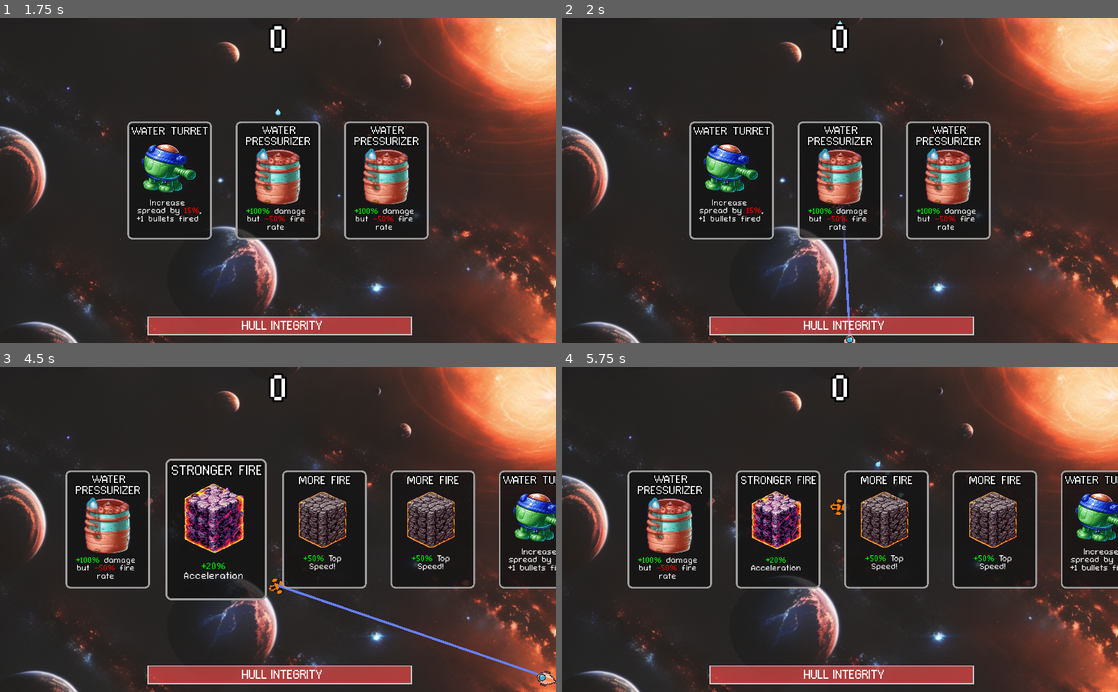
Above: before the commit, frames 1-4 (two rows, left to right).
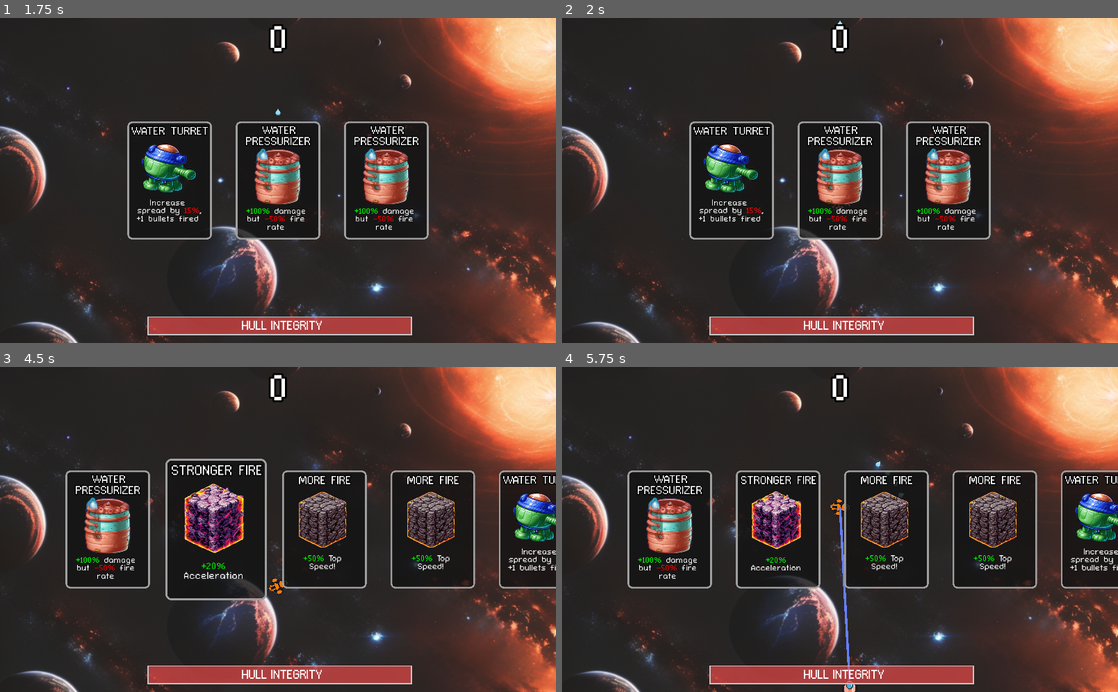
Above: after the commit, the same moments.

Repository: Jetpackjules/VP_Game_Jam
Game: Godot game, scene res://Main.tscn
Two runs of this game, one before a commit and one after it. Both use one fixed random seed, a clock stepped at 60 frames per second and the inputs below.
Inputs (mouse positions are in pixels of both pictures, inside the frame that each line leads up to):
- Up to frame 1 (1.75 s): click "Start" at 0.5 s; tap Enter at 1.25 s; move the mouse to (250, 245) at 1.27 s; hold Up (ui_up) from 1.28 s (still down); tap F (cards_toggle) at 1.35 s; click (250, 245) at 1.42 s; tap Space (ui_select) at 1.52 s
- Up to frame 2 (2 s): keep holding Up (ui_up)
- Up to frame 3 (4.5 s): move the mouse to (166, 529) at 2.02 s; tap W (increase_bullets) at 2.1, 3.6 s; click (166, 529) at 2.17 s; tap Space (ui_select) at 2.27, 3.77 s; move the mouse to (111, 480) at 2.77 s; release Up (ui_up) at 2.78 s; hold Left (ui_left) from 2.78 s (still down); tap F (cards_toggle) at 2.85, 4.35 s; move the mouse to (166, 571) at 3.52 s; click (166, 571) at 3.67 s; move the mouse to (278, 529) at 4.27 s; click (278, 529) at 4.42 s
- Up to frame 4 (5.75 s): tap Space (ui_select) at 4.52, 5.27 s; move the mouse to (778, 571) at 5.02 s; release Left (ui_left) at 5.03 s; hold Right (ui_right) from 5.03 s (still down); tap W (increase_bullets) at 5.1 s; click (778, 571) at 5.17 s

Frame 1 is identical in both runs. In frame 2, 0.2% of the frame differs, in the area x 50-53%, y 57-100%; in frame 3, 0.5%, in the area x 50-100%, y 66-99%; in frame 4, 0.3%.

Commit message:
added difficulty ramp-up

Diff:
--- a/Enemy_Spawner.gd
+++ b/Enemy_Spawner.gd
@@ -1,29 +1,49 @@
 extends Node2D
 
 var EnemyScene = preload("res://Enemies/Basher.tscn")  # Load the enemy scene (change path as needed)
-var spawn_time_range = Vector2(1.0, 3.0)  # Minimum and maximum spawn times
+var spawn_time_range := Vector2(1.0, 3.0)  # Minimum and maximum spawn times
 onready var player = get_node("../Player")
 var spawn_timer = Timer.new()  # Create the timer
+
+var spawn_interval := 5.0  # Start with a 5-second interval
+var spawn_interval_decrease := 0.1  # Decrease the interval by 0.1 each time an enemy spawns
+var min_spawn_interval := 1.0  # Don't let the interval go below 1 second
+
+
+var health_increase := 0.0  # Increase the health by 5 each time an enemy spawns
+var speed_increase := 0.0
+
 
 func _ready():
 	randomize()
 	add_child(spawn_timer)  # Add the timer to the scene
 	spawn_timer.connect("timeout", self, "spawn_enemy")  # Connect timer timeout signal to spawn_enemy function
-	spawn_timer.start(rand_range(spawn_time_range.x, spawn_time_range.y))  # Start the timer with random timeout
+	spawn_timer.start(spawn_interval)  # Start the timer with initial spawn interval
 
 func spawn_enemy():
 	var enemy = EnemyScene.instance()  # Create an instance of the enemy
 	enemy.global_position = get_random_spawn_position()  # Set its position off-screen
+	enemy.health += health_increase  # Set the enemy's health
+	enemy.speed += speed_increase
 	add_child(enemy)  # Add it to the scene tree
 	player.enemies.append(enemy)
-	spawn_timer.start(rand_range(spawn_time_range.x, spawn_time_range.y))  # Restart the timer with new random timeout
+
+	speed_increase += 0.3
+	health_increase += 2.5
+
+	# Decrease the spawn interval, but don't let it go below the minimum
+	spawn_interval -= spawn_interval_decrease
+	spawn_interval = max(min_spawn_interval, spawn_interval)
+
+	# Start the timer with the new spawn interval
+	spawn_timer.start(spawn_interval)
 
 func _process(delta):
 	# pause or resume the spawn timer based on the game state
 	if Global.game_paused and spawn_timer.is_stopped() == false:
 		spawn_timer.stop()
 	elif not Global.game_paused and spawn_timer.is_stopped() == true:
-		spawn_timer.start(rand_range(spawn_time_range.x, spawn_time_range.y))  # Restart the timer with new random timeout
+		spawn_timer.start(spawn_interval)  # Restart the timer with new interval
 
 
 func get_random_spawn_position():
--- a/Menu.gd
+++ b/Menu.gd
@@ -15,6 +15,12 @@
 	score.card_checkpoint = 0
 	player_health.set_health(100)
 
+	enemy_spawner.speed_increase = 0
+	enemy_spawner.health_increase = 0
+	enemy_spawner.spawn_interval = 5.0
+
+
+
 onready var enemy_spawner = get_node("../Enemy_Spawner")
 onready var score = get_node("../Score")
 onready var player_health = get_node("../Player_HealthBar")
